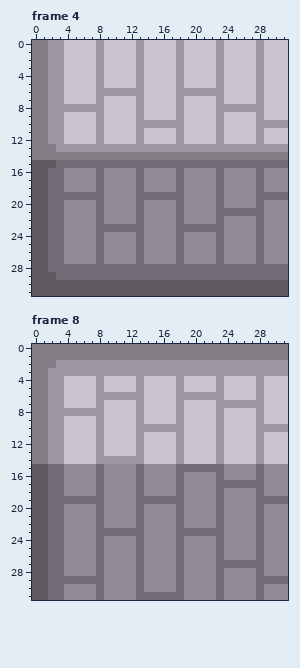
Pixel-art file -- client/sprite_template.aseprite. The first picture shows the starting point.
32x32 pixels, 13 frames. Shown: frame 4, frame 8.
The same view after the edit:
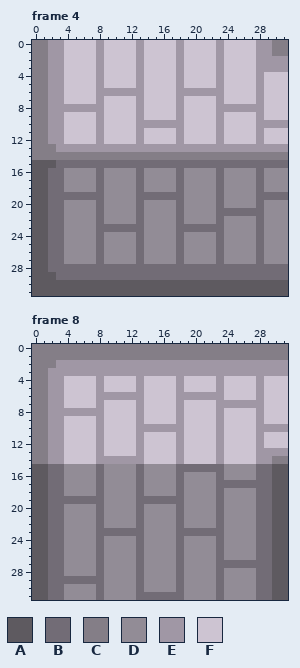
Palette (. is transparent): A #5e5a60  B #726c76  C #847e87  D #928c96  E #a097a5  F #cdc4d2
The edit:
Frame 4, layer "Sprite":
Colour F becomes colour C in rows 0 to 1 at x 30 to 31.
Colour F becomes colour E in rows 0 to 1 at x 29; in rows 2 to 3 at x 29 to 31.
Frame 8, layer "Sprite":
Colour B becomes colour A in row 19 at x 30 to 31; in row 29 at x 30 to 31.
Colour D becomes colour A in rows 15 to 18 at x 30 to 31; in rows 20 to 28 at x 30 to 31; in rows 30 to 31 at x 30 to 31.
Colour D becomes colour B in rows 15 to 18 at x 29; in rows 20 to 28 at x 29; in rows 30 to 31 at x 29.
Colour F becomes colour C in row 14 at x 30 to 31.
Colour F becomes colour E in row 13 at x 29 to 31; in row 14 at x 29.
